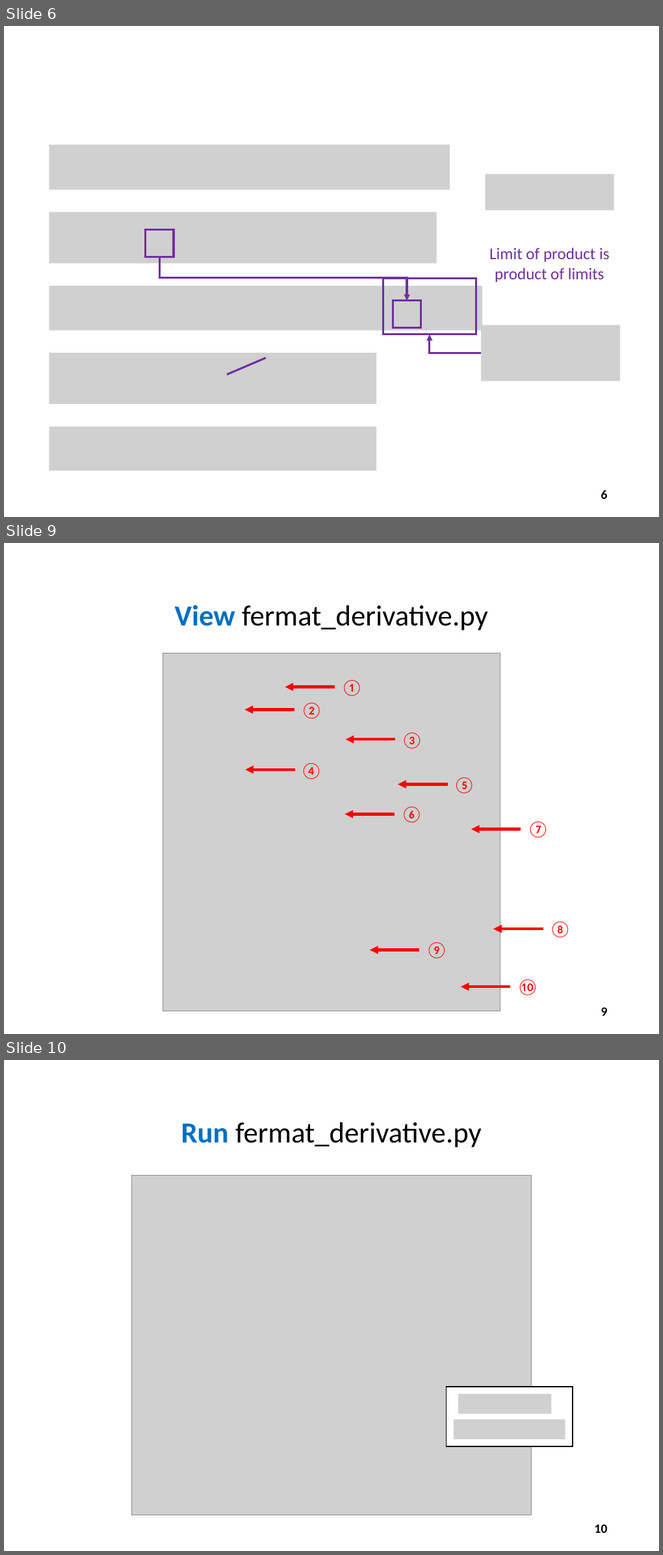
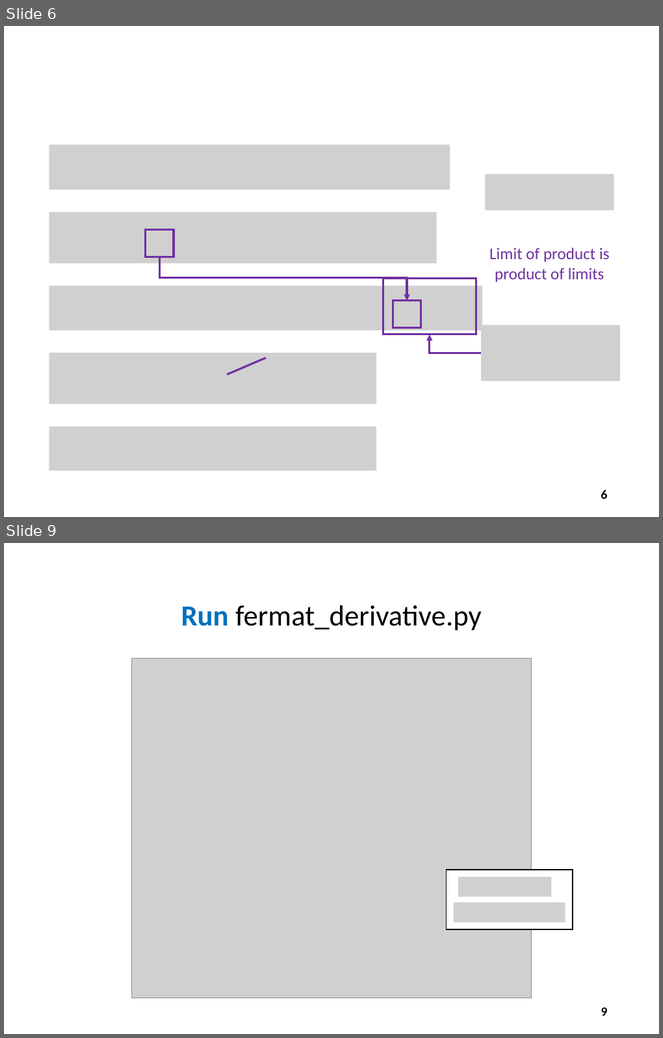
Before and after one commit to noahchampagne/QIS101, a slide deck: slides/Session 10 - Numerical Analysis/Session 10 - Numerical Analysis.pptx. Shown one above the other, each under a label of ours: slides 6, 9 and 10 before the commit, slides 6 and 9 after it; the slides between them are not shown. The pictures are 663x1555 and 663x1038 pixels, drawn with LibreOffice and Linux fonts; fonts in the diff are those of the drawing; grey boxes stand for pictures. Boxes give left, top, right and bottom in pixels: in the first picture for what was removed or moved away, otherwise in the second. Text is boxed around its words. In the diff, an @@ line names an element or a change of style, - is before the commit and + after.

```diff
--- a/slides/Session 10 - Numerical Analysis/Session 10 - Numerical Analysis.pptx
+++ b/slides/Session 10 - Numerical Analysis/Session 10 - Numerical Analysis.pptx
@@ slide 9 removed at <box>4,543,659,1034</box>, background #FFFFFF @@
@@ title removed at <box>175,605,488,631</box> @@
-View fermat_derivative.py
@@ picture removed at <box>163,653,501,1012</box> @@
@@ arrow removed from (335, 687) to (285, 687) @@
@@ text removed at <box>341,680,363,696</box> @@
-①
@@ arrow removed from (295, 709) to (245, 709) @@
@@ text removed at <box>301,703,322,719</box> @@
-②
@@ text removed at <box>401,733,423,749</box> @@
-③
@@ arrow removed from (395, 739) to (346, 739) @@
@@ arrow removed from (295, 770) to (245, 770) @@
@@ text removed at <box>300,763,322,780</box> @@
-④
@@ arrow removed from (447, 785) to (398, 785) @@
@@ text removed at <box>454,778,475,794</box> @@
-⑤
@@ arrow removed from (395, 814) to (345, 814) @@
@@ text removed at <box>401,807,423,823</box> @@
-⑥
@@ arrow removed from (521, 829) to (471, 829) @@
@@ text removed at <box>527,822,549,838</box> @@
-⑦
@@ arrow removed from (544, 929) to (493, 929) @@
@@ text removed at <box>549,922,571,938</box> @@
-⑧
@@ arrow removed from (419, 951) to (370, 951) @@
@@ text removed at <box>426,943,447,959</box> @@
-⑨
@@ arrow removed from (510, 987) to (461, 987) @@
@@ text removed at <box>517,980,538,996</box> @@
-⑩
@@ page number removed at <box>601,1008,608,1016</box> @@
-9
@@ what was slide 10 is now slide 9 @@
@@ page number at <box>601,1008,608,1016</box>: text changed @@
-10
+9
```
Also in this commit, not shown: 12 slides changed, 1 other slide removed.
